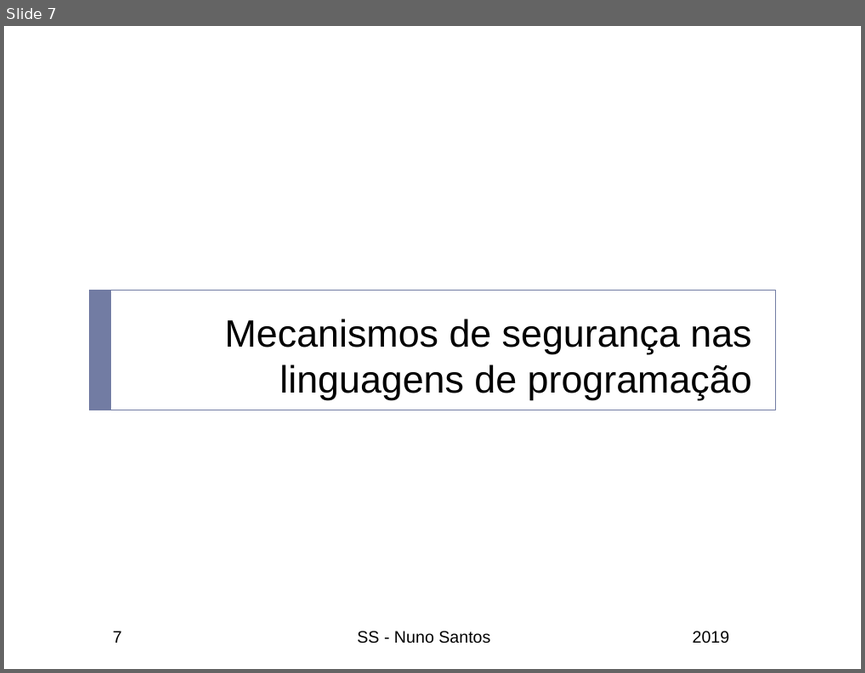
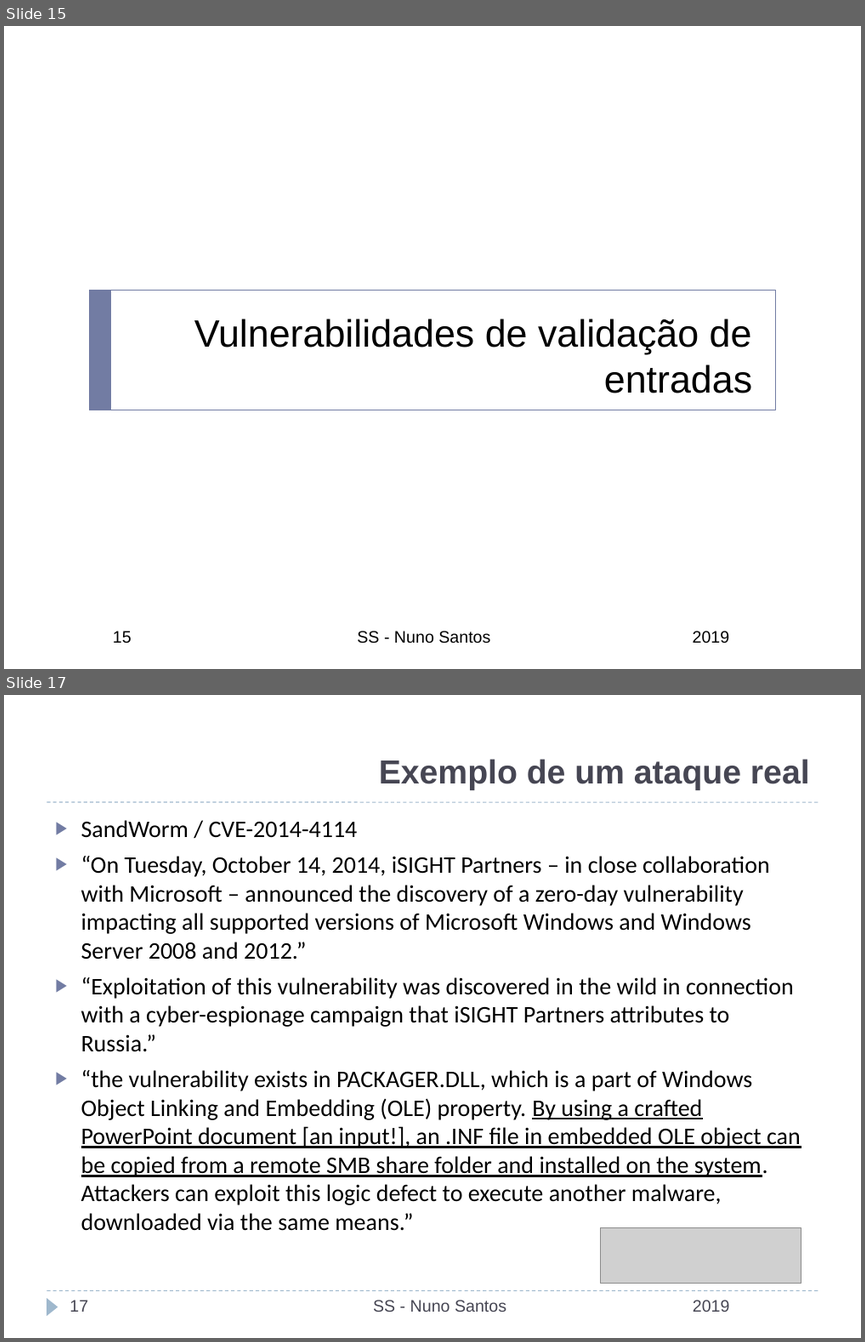
Before and after one commit to nuno-santos/acite2019, a slide deck: teoricas/acite2019-04-corridas_entradas.pptx. Shown one above the other, each under a label of ours: slide 7 before the commit, slides 15 and 17 after it; the slides between them are not shown. The pictures are 865x673 and 865x1342 pixels, drawn with LibreOffice and Linux fonts; fonts in the diff are those of the drawing; grey boxes stand for pictures; background and template pictures are left out. Boxes give left, top, right and bottom in pixels: in the first picture for what was removed or moved away, otherwise in the second. Text is boxed around its words. In the diff, an @@ line names an element or a change of style, - is before the commit and + after.

```diff
--- a/teoricas/acite2019-04-corridas_entradas.pptx
+++ b/teoricas/acite2019-04-corridas_entradas.pptx
@@ slide 17 added at (4, 695, 861, 1338), background #FFFFFF @@
@@ title added at (379, 759, 810, 790), 28 pt, text #464653, bold @@
+Exemplo de um ataque real
@@ line added from (46, 802) to (818, 802), #9FB8CD 0.75 pt dashed @@
@@ text added at (81, 820, 800, 1231), 20 pt, text #000000 @@
+▶ SandWorm / CVE-2014-4114
+▶ “On Tuesday, October 14, 2014, iSIGHT Partners – in close collaboration with Microsoft – announced the discovery of a zero-day vulnerability impacting all supported versions of Microsoft Windows and Windows Server 2008 and 2012.”
+▶ “Exploitation of this vulnerability was discovered in the wild in connection with a cyber-espionage campaign that iSIGHT Partners attributes to Russia.”
+▶ “the vulnerability exists in PACKAGER.DLL, which is a part of Windows Object Linking and Embedding (OLE) property. By using a crafted PowerPoint document [an input!], an .INF file in embedded OLE object can be copied from a remote SMB share folder and installed on the system. Attackers can exploit this logic defect to execute another malware, downloaded via the same means.”
@@ picture added at (601, 1228, 800, 1283) @@
@@ line added from (46, 1291) to (818, 1291), #9FB8CD 0.75 pt dashed @@
@@ triangle added at (46, 1298, 58, 1315), fill #9FB8CD @@
@@ page number added at (69, 1299, 88, 1311), 14 pt, text #464653 @@
+17
@@ text added at (373, 1299, 506, 1311), 14 pt, text #464653 @@
+SS - Nuno Santos
@@ text added at (692, 1299, 730, 1311), 14 pt, text #464653 @@
+2019
@@ what was slide 7 is now slide 15 @@
@@ slide 15 changed as well @@
@@ title at (194, 318, 752, 393): text changed @@
-Mecanismos de segurança nas linguagens de programação
+Vulnerabilidades de validação de entradas
@@ page number at (113, 630, 132, 643): text changed @@
-7
+15
```
Also in this commit, not shown: 9 other slides changed, 10 other slides added, 1 slide removed.
